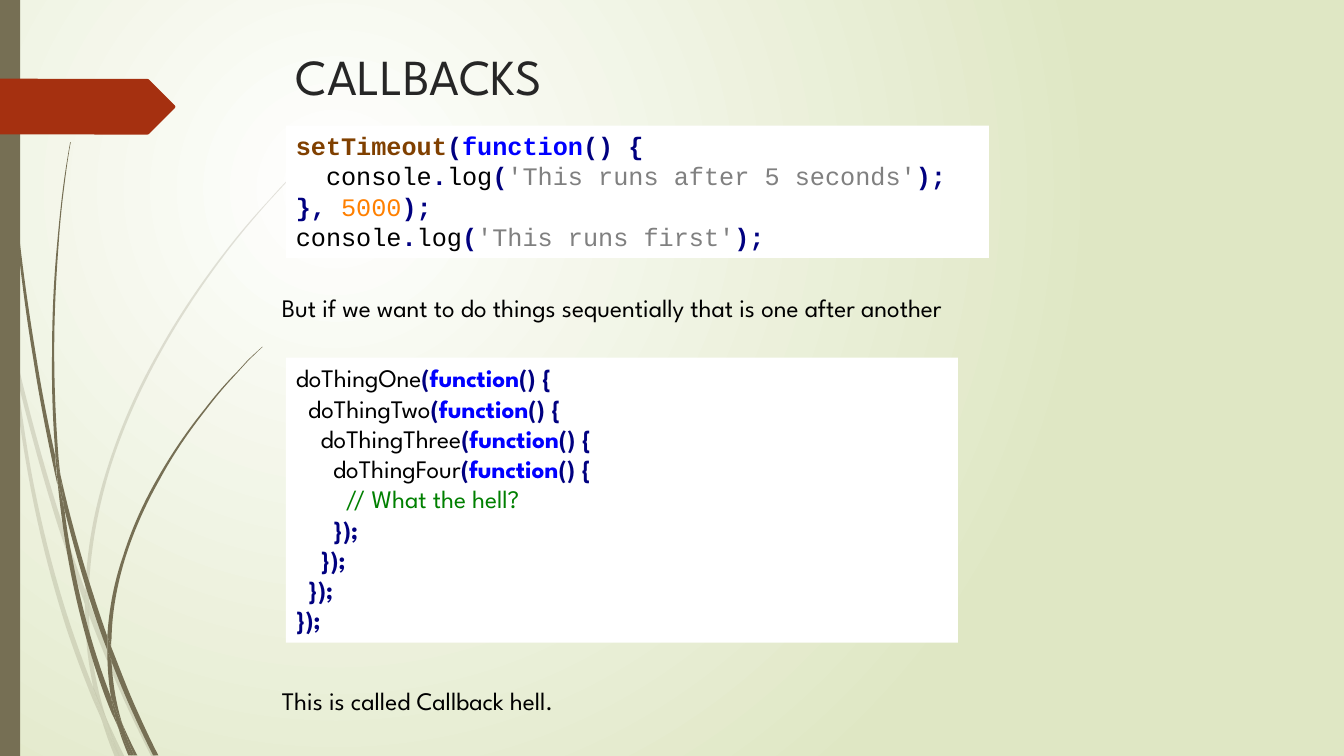
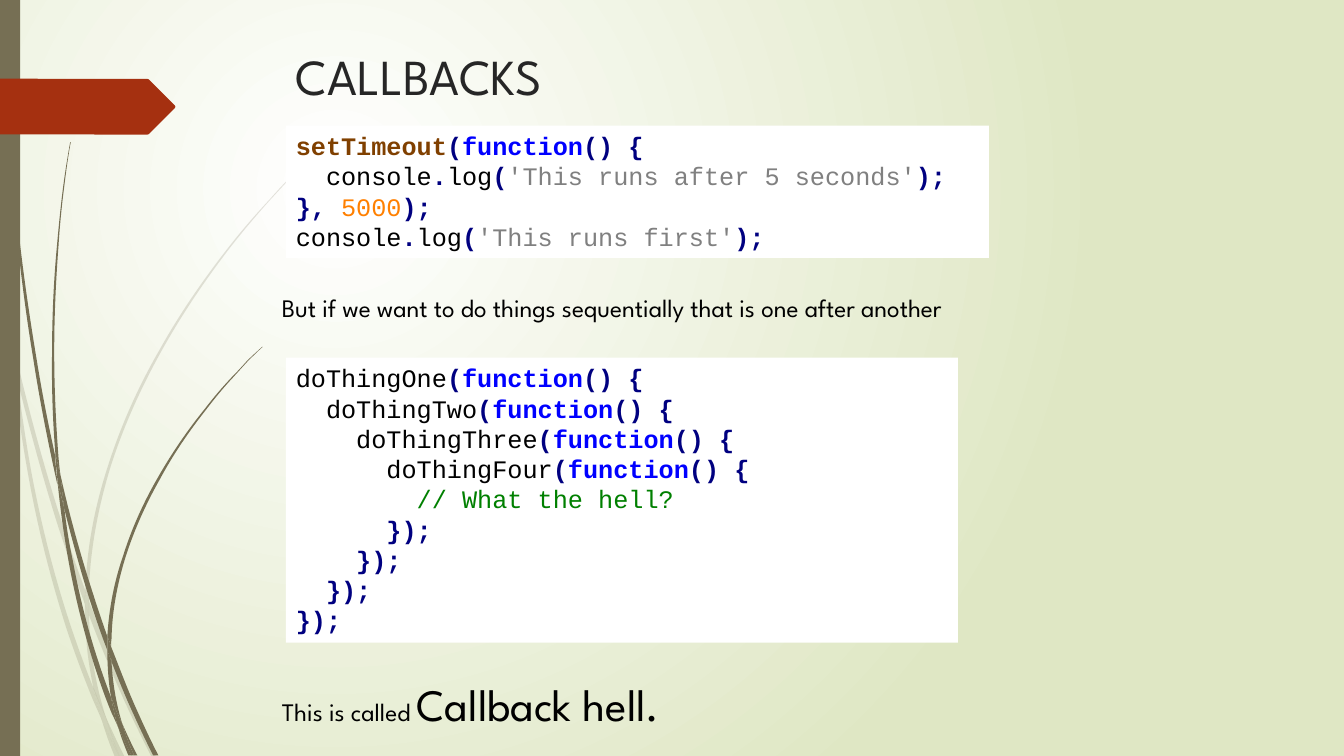
Before and after one commit to AnkitPrakash687/sphero_tutorial, a slide deck: slide 5 of SPHERO.pptx. Drawn at 1344x756 pixels with LibreOffice and Linux fonts; fonts in the diff are those of the drawing. Boxes give left, top, right and bottom in pixels: in the first picture for what was removed or moved away, otherwise in the second. Text is boxed around its words. In the diff, an @@ line names an element or a change of style, - is before the commit and + after.

```diff
--- a/SPHERO.pptx
+++ b/SPHERO.pptx
@@ rectangle "doThingOne(function() {" at (x1=286, y1=358, x2=959, y2=643): font League Spartan to Courier New @@
@@ text "This is called Callback hell." at (x1=282, y1=690, x2=660, y2=722): size 18 to 32 pt in "Callback hell." @@
```
Also in this commit, not shown: 3 other slides changed, 6 slides added, 2 slides removed.
